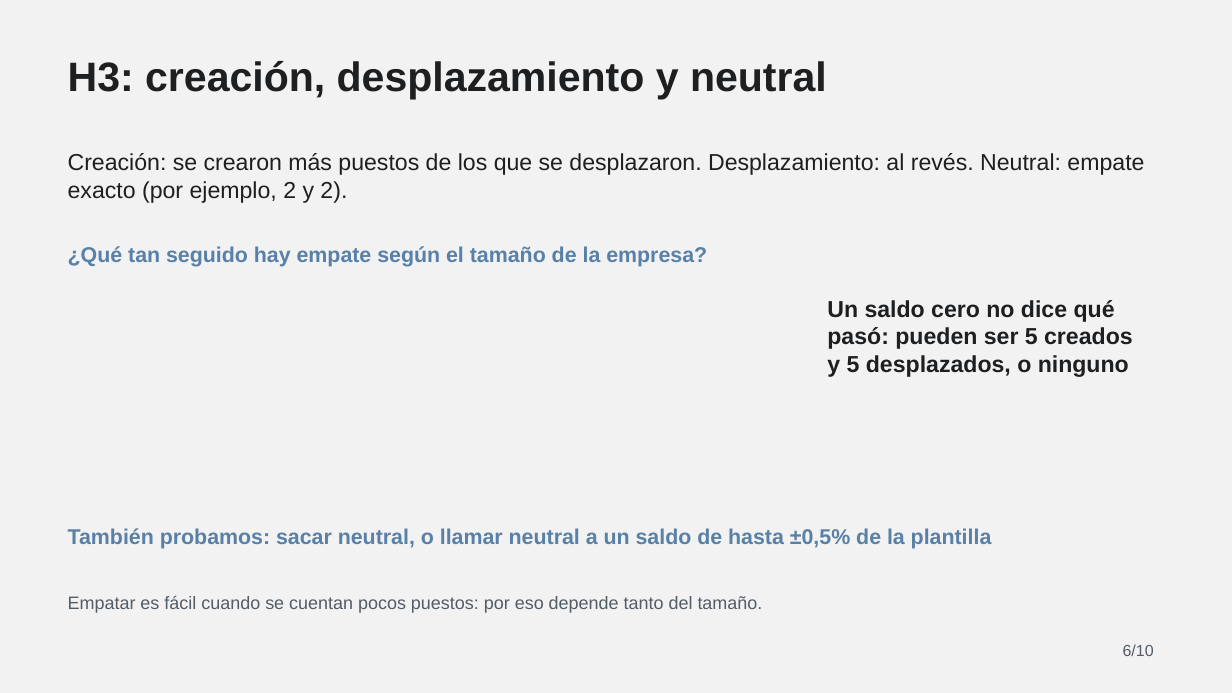
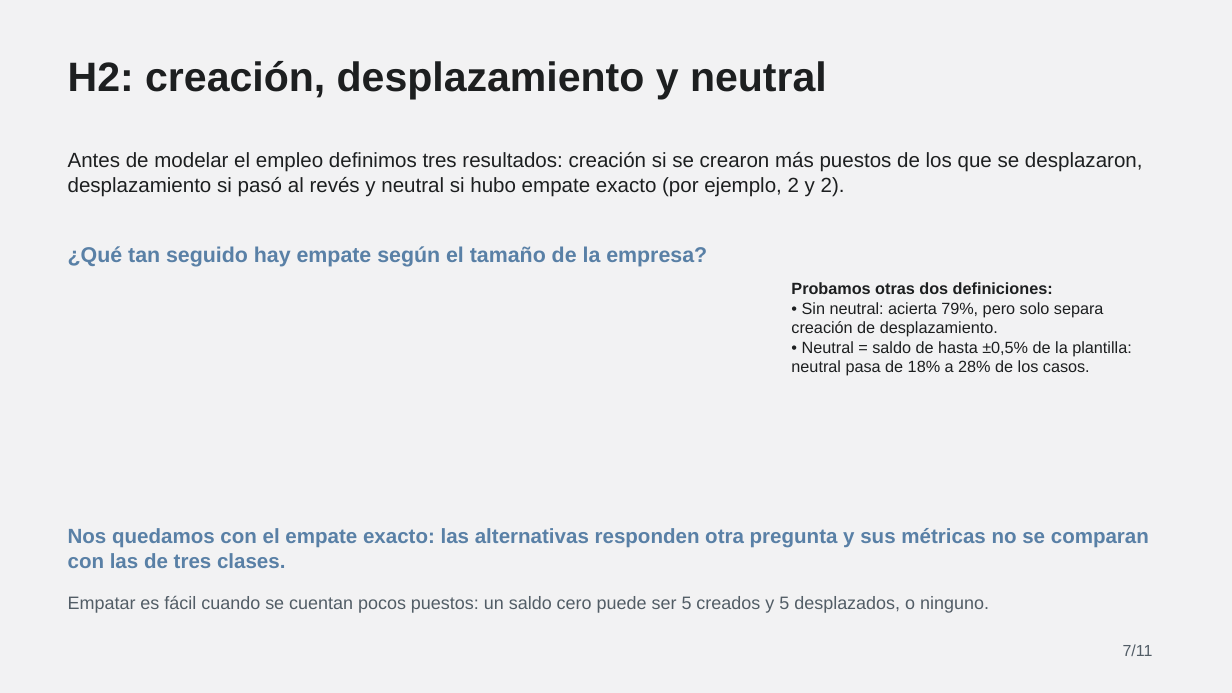
Before and after one commit to Ericsig/DiploDatos, a slide deck: slide 7 of deck/IA_en_las_empresas_presentation_v3.pptx (slide 6 before the commit). Drawn at 1232x693 pixels with LibreOffice and Linux fonts; fonts in the diff are those of the drawing. Boxes give left, top, right and bottom in pixels: in the first picture for what was removed or moved away, otherwise in the second. Text is boxed around its words. In the diff, an @@ line names an element or a change of style, - is before the commit and + after.

```diff
--- a/deck/IA_en_las_empresas_presentation_v3.pptx
+++ b/deck/IA_en_las_empresas_presentation_v3.pptx
@@ text at <box>68,61,827,99</box>: text changed @@
-H3: creación, desplazamiento y neutral
+H2: creación, desplazamiento y neutral
@@ text at <box>68,152,1143,197</box>: text changed; size 27 to 24 pt @@
-Creación: se crearon más puestos de los que se desplazaron. Desplazamiento: al revés. Neutral: empate exacto (por ejemplo, 2 y 2).
+Antes de modelar el empleo definimos tres resultados: creación si se crearon más puestos de los que se desplazaron, desplazamiento si pasó al revés y neutral si hubo empate exacto (por ejemplo, 2 y 2).
@@ text at <box>791,282,1131,376</box>: text changed; size 27 to 19 pt; bold off @@
-Un saldo cero no dice qué pasó: pueden ser 5 creados y 5 desplazados, o ninguno
+Probamos otras dos definiciones:
+• Sin neutral: acierta 79%, pero solo separa creación de desplazamiento.
+• Neutral = saldo de hasta ±0,5% de la plantilla: neutral pasa de 18% a 28% de los casos.
@@ text at <box>68,528,1149,568</box>: text changed; size 25 to 24 pt @@
-También probamos: sacar neutral, o llamar neutral a un saldo de hasta ±0,5% de la plantilla
+Nos quedamos con el empate exacto: las alternativas responden otra pregunta y sus métricas no se comparan con las de tres clases.
@@ text at <box>68,596,989,613</box>: text changed @@
-Empatar es fácil cuando se cuentan pocos puestos: por eso depende tanto del tamaño.
+Empatar es fácil cuando se cuentan pocos puestos: un saldo cero puede ser 5 creados y 5 desplazados, o ninguno.
@@ text at <box>1123,644,1153,656</box>: text changed @@
-6/10
+7/11
```
Also in this commit, not shown: 9 other slides changed, 1 slide added, 13 other files.
